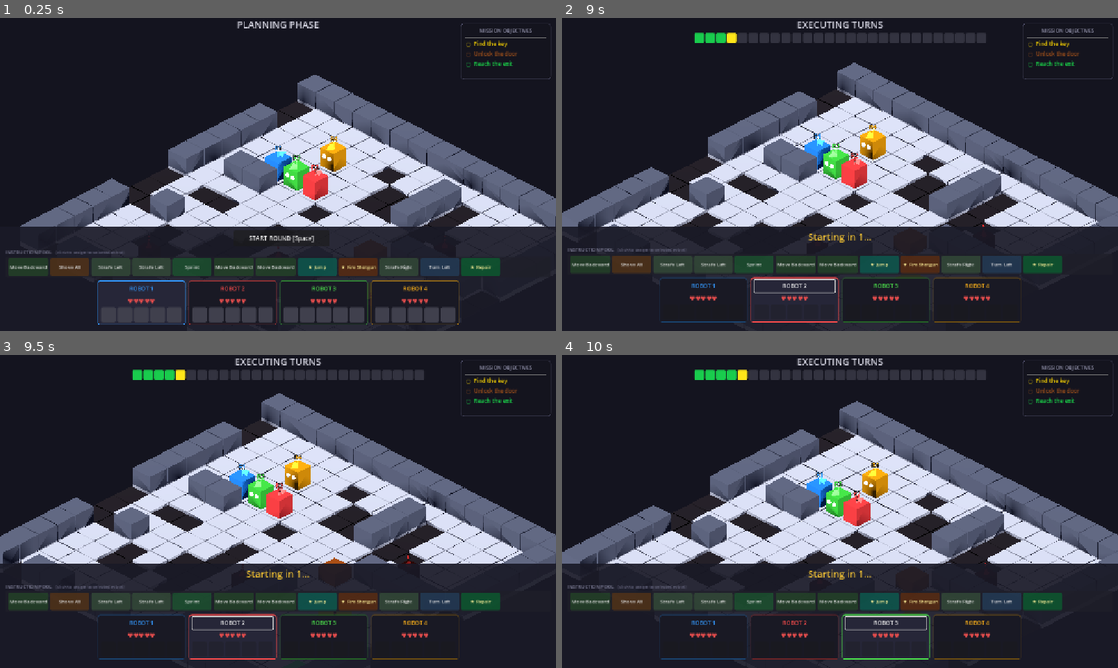
Above: before the commit, frames 1-4 (two rows, left to right).
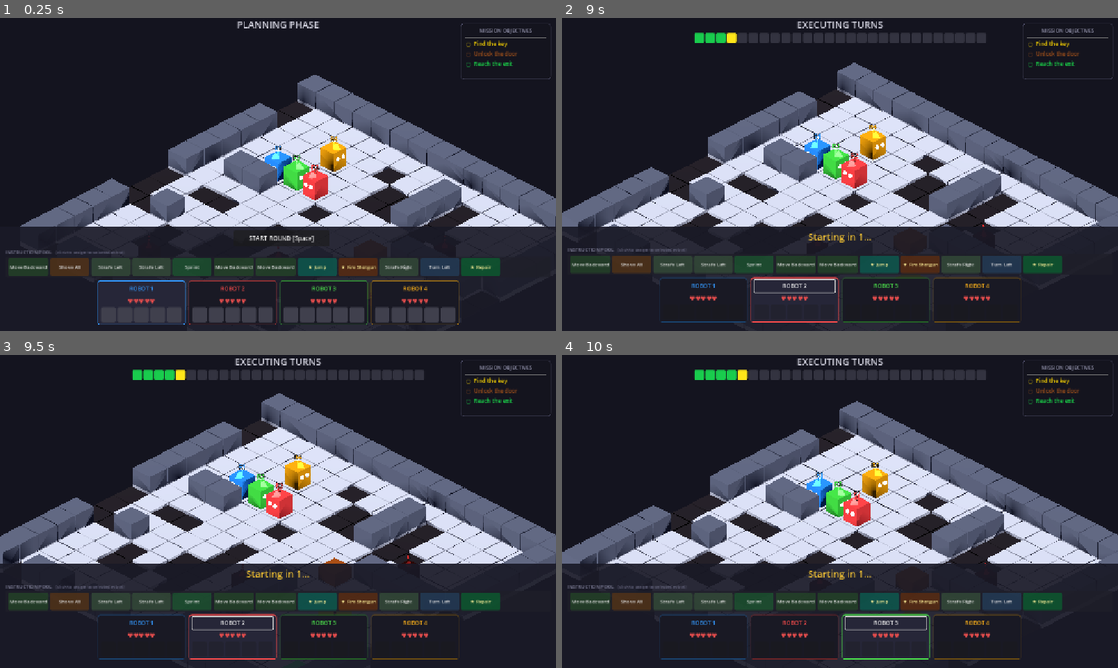
Above: after the commit, the same moments.

Repository: afaucher/goto
Game: Godot game, scene res://scenes/main.tscn
Two runs of this game, one before a commit and one after it. Both use one fixed random seed, a clock stepped at 60 frames per second and the inputs below.
Inputs:
- Up to frame 1 (0.25 s): no input
- Up to frame 2 (9 s): click "START ROUND [Space]" at 0.5 s; click "Shove All" at 1.25 s; click "Strafe Left" at 2 s; click "Strafe Left" at 2.75 s; click "Sprint" at 3.5 s; click "★ Jump" at 4.25 s; click "★ Fire Shotgun" at 5 s; click "Strafe Right" at 5.75 s; click "Turn Left" at 6.5 s; click "★ Repair" at 7.25 s; click "ROBOT 1" at 8 s; click "ROBOT 2" at 8.75 s
- Up to frame 3 (9.5 s): no input
- Up to frame 4 (10 s): click "ROBOT 3" at 9.5 s

The runs differ from the first frame. In frame 1, 0.2% of the frame differs, in the area x 48-62%, y 40-55%; in frame 2, 0.2%, in the area x 44-58%, y 36-52%; in frame 3, 0.2%; in frame 4, 0.2%.

Commit message:
Fix facing visuals (double-rotation bug), update validate script
- Fixed double-rotation: eyes/arrow are children of body_mesh which rotates,
  so they must use fixed local positions, not facing-based offsets
- Arrow now at fixed local -Z (forward), body rotation.y handles direction
- Eyes at fixed local positions, body rotation handles orientation
- Removed _update_arrow_rotation (no longer needed)
- validate.ps1 now uses headless import (catches all error types)

Diff:
--- a/scripts/robot.gd
+++ b/scripts/robot.gd
@@ -146,11 +146,10 @@
 	arrow_mat.emission = robot_color
 	arrow_mat.emission_energy_multiplier = 1.0
 	_arrow.material_override = arrow_mat
-	# Position on top of body, rotated to point forward (cone tip = +Y, so rotate -90 on X to point +Z)
-	_arrow.position = Vector3(0, 0.45, 0)
+	# Fixed local position: forward (-Z) and on top, cone tip points -Z
+	_arrow.position = Vector3(0, 0.45, -0.25)
 	_arrow.rotation = Vector3(deg_to_rad(-90), 0, 0)
 	_body_mesh.add_child(_arrow)
-	_update_arrow_rotation()
 
 	# Floating label above robot
 	_label = Label3D.new()
@@ -183,9 +182,10 @@
 
 
 func _update_eye_positions() -> void:
-	# Eyes always face the robot's direction
-	var forward: Vector3 = _direction_to_vector3(facing)
-	var right: Vector3 = forward.cross(Vector3.UP)
+	# Fixed local positions — body rotation.y handles facing direction.
+	# In local space, forward is -Z (NORTH default).
+	var forward := Vector3(0, 0, -1)
+	var right := Vector3(1, 0, 0)
 	_eye_left.position = forward * 0.36 + right * 0.14 + Vector3(0, 0.1, 0)
 	_eye_right.position = forward * 0.36 - right * 0.14 + Vector3(0, 0.1, 0)
 
@@ -268,35 +268,9 @@
 ## Set facing direction and update visuals.
 func set_facing(dir: Direction) -> void:
 	facing = dir
-	_update_eye_positions()
-	_update_arrow_rotation()
-	# Rotate body to match facing
+	# Rotate body to match facing — eyes and arrow are in fixed local positions
 	var angle: float = _direction_to_angle(dir)
 	_body_mesh.rotation.y = angle
-
-
-## Update arrow cone to point in facing direction.
-## Arrow is a child of body_mesh, so we position it relative to body.
-## The cone's tip points along local +Y, rotated -90 on X makes it point +Z.
-## We then rotate it around Y to match the facing direction.
-func _update_arrow_rotation() -> void:
-	if _arrow == null:
-		return
-	var forward: Vector3 = _direction_to_vector3(facing)
-	# Place arrow slightly in front of body top, pointing outward
-	_arrow.position = forward * 0.25 + Vector3(0, 0.45, 0)
-	# Cone tip (+Y) needs to point in facing direction
-	# Base rotation: -90 on X makes tip point +Z (south/default)
-	# Then rotate Y to match direction
-	match facing:
-		Direction.NORTH:
-			_arrow.rotation = Vector3(deg_to_rad(-90), 0, 0)
-		Direction.EAST:
-			_arrow.rotation = Vector3(0, 0, deg_to_rad(-90))
-		Direction.SOUTH:
-			_arrow.rotation = Vector3(deg_to_rad(90), 0, 0)
-		Direction.WEST:
-			_arrow.rotation = Vector3(0, 0, deg_to_rad(90))
 
 
 ## Activate shield visual.
Not shown, changed: validate.ps1
